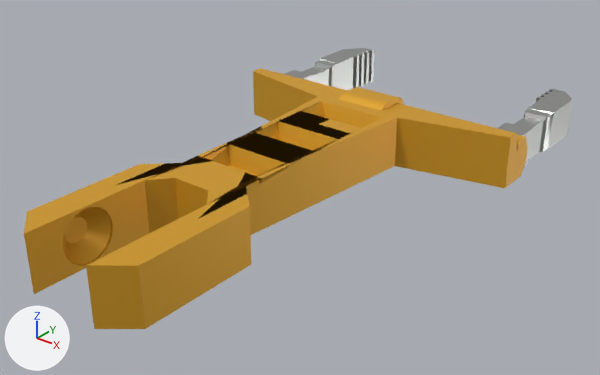
The glTF model client/assets/models/packs/wube3dp/inserter-arm-basic-hand-open.glb: old version first, new version second.
One viewpoint serves both versions: a 50 mm lens placed at (0.782, -0.603, 0.598), pointed at (0.006, 0.367, -0.003). Every picture has the same lights, and +X, +Y and +Z are marked at lower left. The older version comes first. Vertices at exactly the same position are counted once.

In view in the first picture: 'body'.
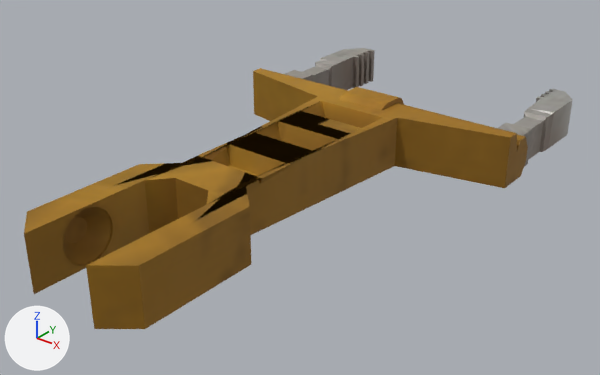
Pixel boxes [x1, y1, x2, y2] of what changed, in the pictures (600 x 375 px):
'body', surface changed (orange to brown): [24, 48, 573, 329] in both
part 1 of me_body, surface changed (orange to brown): [24, 48, 573, 329] in both
part 2 of me_body, recoloured: [285, 48, 573, 167] in both

What changed in the scene script:
```text
Add img_image_1:
    img_image_1 = load_image('Image_1', '_unpacked/Image_1', 256, 256, 'Non-Color')
Add img_image_0:
    img_image_0 = load_image('Image_0', '_unpacked/Image_0', 256, 256, 'sRGB')
Add img_image_2:
    img_image_2 = load_image('Image_2', '_unpacked/Image_2', 256, 256, 'Non-Color')
Change mat_tier_paint:
    remove # nodes: BsdfPrincipled, Mix, OutputMaterial, VertexColor
    remove # colours: orange #e2a82a, mixed with the vertex colours
    nodes: BsdfPrincipled, Mix, NormalMap, OutputMaterial, SeparateColor, TexImage x3
    colours: orange #e2a82a
    uses the picture img_image_0
    uses the picture img_image_1
    uses the picture img_image_2
Add mat_pbr_body:
    mat_pbr_body = bpy.data.materials.new('pbr_body')
    # uses the picture img_image_0
    # uses the picture img_image_1
    # uses the picture img_image_2
Change me_body:
    where me_body.from_pydata(...)  # 587 vertices, 1162 faces; spans x -0.274..0.275, y -0.104..0.894, z 0.0..0.099
    used by ob_body; location = (0.0, 0.0, 0.0)
    me_body part 1: 1162 kept faces spanning x -0.274..0.275, y -0.104..0.894, z 0.0..0.099 get new texture (UV) coordinates
    me_body part 2: 228 faces spanning x -0.262..0.263, y 0.63..0.894, z 0.0..0.07 switch from mat_steel_light to mat_pbr_body
```
